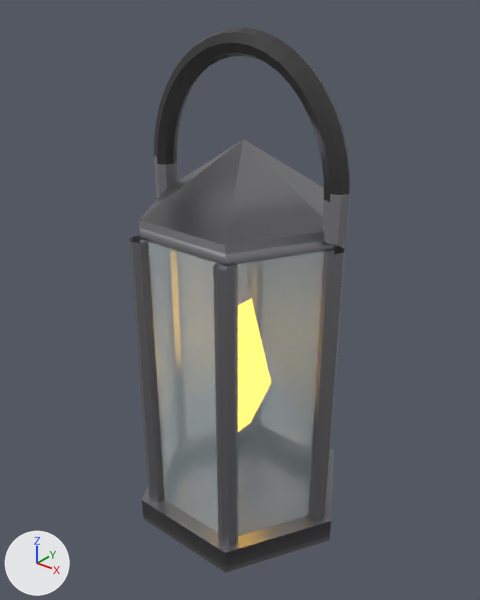
One commit to the FBX model assets/items/Lantern.fbx: the scene before it, then after it.
Both versions are drawn from a 50 mm camera at (0.821, -1.038, 1.188) aimed at (-0.004, -0.006, 0.548). Arrows for +X, +Y and +Z are at lower left; the lights stay in place. The first picture is the older version.

Objects in the first picture: 'Base', 'ConnL', 'ConnR', 'Glass', 'Handle', 'Strut0', 'Strut1', 'Strut4', 'Strut5', 'TopCap'.
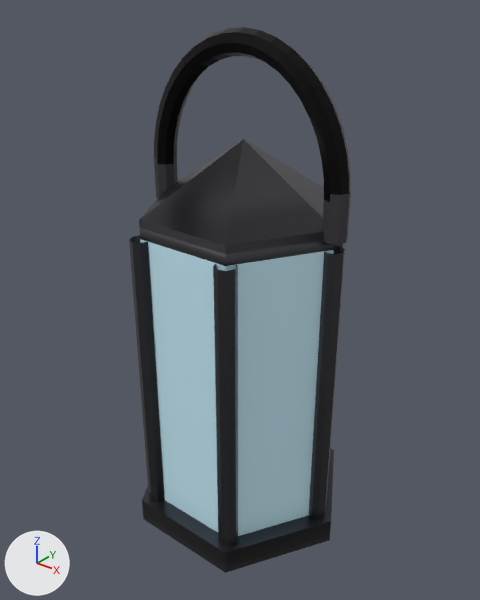
Where the newer file only moved an object's origin or applied its transform, the numbers keep the older frame.

Changed parts and their boxes (x1, y1, x2, y2) in the pictures (480 x 600 px):
```json
{"object": "Glass", "change": "surface changed", "before": [140, 239, 334, 536], "after": [140, 239, 334, 536]}
{"object": "TopCap", "change": "surface changed", "before": [139, 139, 334, 266], "after": [139, 139, 334, 266], "on screen": "grey to black"}
{"object": "Handle", "change": "surface changed", "before": [154, 27, 351, 202], "after": [154, 27, 351, 202], "on screen": "darker"}
{"object": "Base", "change": "surface changed", "before": [142, 448, 334, 573], "after": [142, 448, 334, 573], "on screen": "darker"}
{"object": "Strut5", "change": "surface changed", "before": [213, 264, 238, 546], "after": [213, 264, 238, 546], "on screen": "darker"}
{"object": "Strut0", "change": "surface changed", "before": [309, 246, 345, 520], "after": [309, 246, 345, 520], "on screen": "darker"}
{"object": "Strut4", "change": "surface changed", "before": [129, 235, 165, 502], "after": [129, 235, 165, 502], "on screen": "darker"}
{"object": "ConnR", "change": "surface changed", "before": [322, 191, 351, 245], "after": [322, 191, 351, 245], "on screen": "grey to black"}
{"object": "ConnL", "change": "surface changed", "before": [154, 156, 178, 198], "after": [154, 156, 178, 198], "on screen": "grey to black"}
{"object": "Strut1", "change": "surface changed", "before": [334, 243, 344, 248], "after": [334, 243, 344, 248]}
```

The change, as JSON lines over the scene's bpy script:
```json
{"op": "add", "block": "img_lantern_dark_012_flat", "code": ["img_lantern_dark_012_flat = load_image('Lantern_Dark_012_flat', '_unpacked/Lantern_Dark_012_flat', 4, 4, 'sRGB')"]}
{"op": "add", "block": "img_lantern_glass_007_flat", "code": ["img_lantern_glass_007_flat = load_image('Lantern_Glass_007_flat', '_unpacked/Lantern_Glass_007_flat', 4, 4, 'sRGB')"]}
{"op": "add", "block": "img_lantern_dark_flat", "code": ["img_lantern_dark_flat = load_image('Lantern_Dark_flat', '_unpacked/Lantern_Dark_flat', 4, 4, 'sRGB')"]}
{"op": "add", "block": "img_lantern_iron_001_flat", "code": ["img_lantern_iron_001_flat = load_image('Lantern_Iron_001_flat', '_unpacked/Lantern_Iron_001_flat', 4, 4, 'sRGB')"]}
{"op": "remove", "block": "mat_iron_001", "code": "mat_iron_001.base_color = (0.3, 0.3, 0.32)  # grey #959599"}
{"op": "add", "block": "mat_iron_001", "code": "mat_iron_001.texture = img_lantern_iron_001_flat  # with its transparency"}
{"op": "remove", "block": "mat_dark", "code": "mat_dark.base_color = (0.2, 0.2, 0.22)  # grey #7c7c81"}
{"op": "add", "block": "mat_dark", "code": "mat_dark.texture = img_lantern_dark_flat  # with its transparency"}
{"op": "remove", "block": "mat_glass_007", "code": "mat_glass_007.base_color = (0.8, 0.95, 1.0)  # pale blue #e7f9ff"}
{"op": "add", "block": "mat_glass_007", "code": "mat_glass_007.texture = img_lantern_glass_007_flat  # with its transparency"}
{"op": "set", "path": "mat_glass_007.alpha", "old": "0.3", "new": "1.0"}
{"op": "remove", "block": "mat_dark_012", "code": "mat_dark_012.base_color = (0.08, 0.08, 0.08)  # dark grey #505050"}
{"op": "add", "block": "mat_dark_012", "code": "mat_dark_012.texture = img_lantern_dark_012_flat  # with its transparency"}
```
